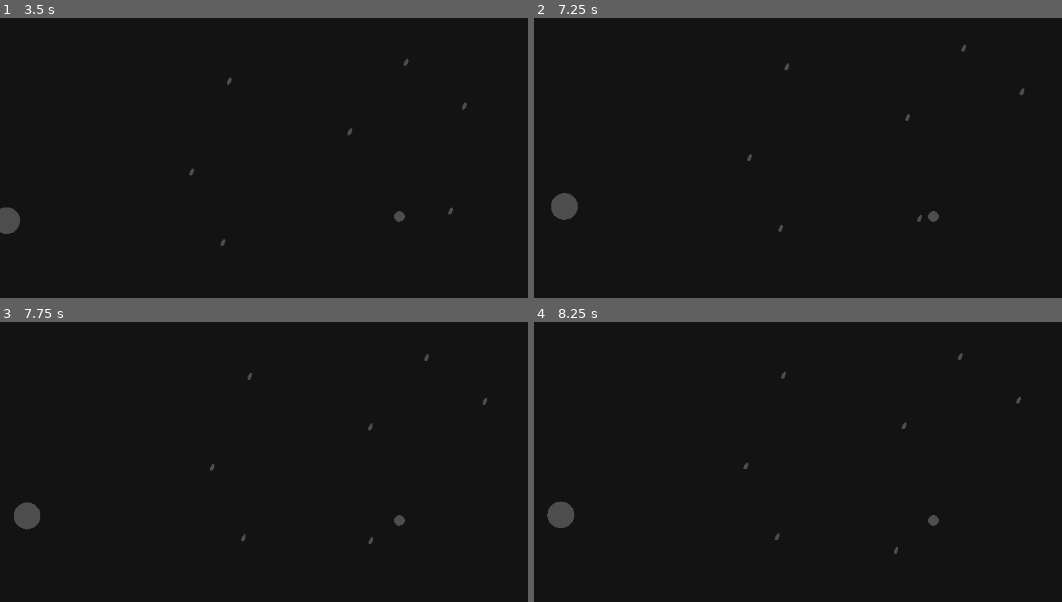
Above: before the commit, frames 1-4 (two rows, left to right).
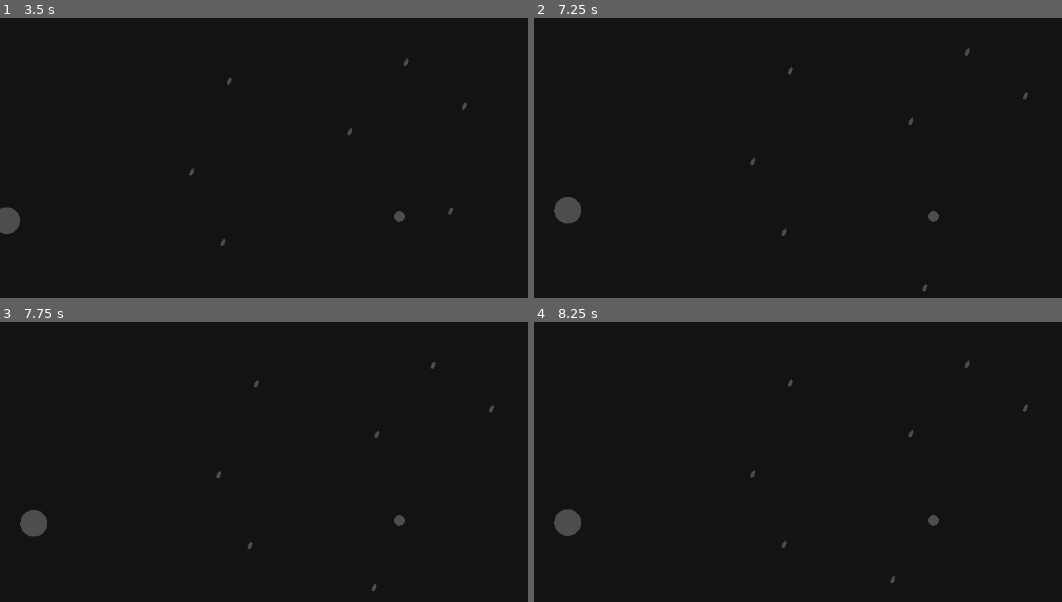
Above: after the commit, the same moments.

Repository: FOSS-Supremacy/celestis
Game: Godot game, scene res://scenes/tests.tscn
Two runs of this game, one before a commit and one after it. Both use one fixed random seed, a clock stepped at 60 frames per second and the inputs below. This scene is started directly instead of the project's main scene.
Inputs (mouse positions are in pixels of both pictures, inside the frame that each line leads up to):
- Up to frame 1 (3.5 s): tap Enter at 0.5 s; move the mouse to (outside the picture) at 0.52 s; hold Right (player_right) 0.53-1.25 s; hold K (camera_down) 0.53-1.25 s; click (outside the picture) at 0.67 s; drag from (237, 239) to (385, 132) at 1.27 s; tap Space at 2 s; move the mouse to (480, 118) at 2.02 s; hold Right (player_right) 2.03-2.75 s; hold L (camera_right) 2.03-2.75 s; drag from (outside the picture) to (359, 132) at 2.77 s
- Up to frame 2 (7.25 s): tap Enter at 3.5 s; move the mouse to (outside the picture) at 3.52 s; hold Left (player_left) 3.53-4.25 s; hold K (camera_down) 3.53-4.25 s; drag from (692, 149) to (782, 82) at 4.27 s; tap Space at 5 s; move the mouse to (972, 216) at 5.02 s; hold Down (player_down) 5.03-5.75 s; hold L (camera_right) 5.03-5.75 s; click (972, 216) at 5.17 s; drag from (813, 104) to (782, 225) at 5.77 s; move the mouse to (outside the picture) at 6.52 s; hold Up (player_up) from 6.53 s (still down); hold K (camera_down) from 6.53 s (still down)
- Up to frame 3 (7.75 s): release Up (player_up) at 7.25 s; release K (camera_down) at 7.25 s; drag from (237, 543) to (427, 352) at 7.27 s
- Up to frame 4 (8.25 s): move the mouse to (1014, 422) at 8.02 s; hold Down (player_down) from 8.03 s (still down); hold L (camera_right) from 8.03 s (still down)

Frame 1 is identical in both runs. In frame 2, 0.4% of the frame differs, in the area x 3-94%, y 9-98%; in frame 3, 0.6%; in frame 4, 0.6%, in the area x 2-94%, y 11-94%.
Error before the commit: Invalid call. Nonexistent function 'enter_orbit' in base 'Node2D (OrbitingObject)'. (res://scripts/gameplay/player/player.gd:75)

Commit message:
refactored orbit system

Diff:
--- a/scripts/gameplay/systems/OrbitingController.gd
+++ b/scripts/gameplay/systems/OrbitingController.gd
@@ -1,25 +1,82 @@
 extends Node2D
 class_name OrbitingObject
 
-#@export var gravity_strength: float = 1000.0
-#var orbit_objects: Array = []
-#
-#func _physics_process(delta: float) -> void:
-	#apply_gravity_to_objects(delta)
-#
-#func apply_gravity_to_objects(delta: float) -> void:
-	#for obj in orbit_objects:
-		#if obj:
-			#apply_gravity(obj, delta)
-#
-#func apply_gravity(obj: Node2D, delta: float) -> void:
-	#var direction = (position - obj.position).normalized()
-	#var distance = position.distance_to(obj.position)
-	#var force = gravity_strength / (distance * distance)
-	#var acceleration = direction * force
-	#obj.velocity += acceleration * delta
-	#obj.position += obj.velocity * delta
-#
-#func add_object_to_gravity(obj: Node2D) -> void:
-	#if obj not in orbit_objects:
-		#orbit_objects.append(obj)
+@export var gravity_strength: float = 1000.0 # Gravitational force
+@export var orbit_speed: float = 50.0  # Orbital speed
+@export var max_orbiting_objects: int = 5  # Maximum limit of objects in orbit
+@export var orbit_delay: float = 1.0  # Delay before starting orbit
+
+var orbiting_objects: Array = []  # Stores objects currently in orbit
+var orbit_center: Node2D = null  # The center of the orbit
+@onready var orbit_timer: Timer = Timer.new()
+
+func _ready() -> void:
+	orbit_timer.set_wait_time(orbit_delay)
+	orbit_timer.set_one_shot(true)
+	orbit_timer.connect("timeout", Callable(self, "_on_Timer_timeout"))
+	add_child(orbit_timer)
+
+# Initialize the orbit around the given center
+func enter_orbit(center: Node2D, object: Node2D) -> void:
+	if center and object:
+		if len(orbiting_objects) < max_orbiting_objects:
+			orbit_center = center
+
+			# Calculate the orbit radius and initial angle
+			var orbit_data = {
+				"object": object,
+				"radius": object.position.distance_to(center.position),
+				"angle": (object.position - center.position).angle(),
+				"orbiting": false
+			}
+
+			orbiting_objects.append(orbit_data)
+			orbit_timer.start()
+		else:
+			print("Limite de objetos em órbita atingido.")
+
+# Called when the Timer expires and activates orbit for objects
+func _on_Timer_timeout() -> void:
+	print("Começando a orbitar após o delay.")
+	for orbit_data in orbiting_objects:
+		orbit_data["orbiting"] = true
+
+# Remove an object from orbit
+#func exit_orbit(object: Node2D) -> void:
+	#for orbit_data in orbiting_objects:
+		#if orbit_data["object"] == object:
+			#orbiting_objects.erase(orbit_data)
+			#print("Objeto saiu da órbita.")
+			#break
+
+func _physics_process(delta: float) -> void:
+	print(len(orbiting_objects))
+	#// Something strange is happening here, for some reason the number of
+	#// objects in orbit is not accurate and is messing with the orbiting object limit system.
+
+	if orbit_center:
+		# Scroll through the list backwards
+		for i in range(orbiting_objects.size() - 1, -1, -1):
+			var orbit_data = orbiting_objects[i]
+			if is_instance_valid(orbit_data["object"]):
+				if orbit_data["orbiting"]: # Only orbits after the delay
+					# Update angle based on orbit speed and time
+					orbit_data["angle"] += (orbit_speed / orbit_data["radius"]) * delta
+					orbit_data["angle"] = wrap_angle(orbit_data["angle"])
+
+					# Calculate the new position of the object
+					var offset_x = orbit_data["radius"] * cos(orbit_data["angle"])
+					var offset_y = orbit_data["radius"] * sin(orbit_data["angle"])
+					orbit_data["object"].position = orbit_center.position + Vector2(offset_x, offset_y)
+			else:
+				# If the object is no longer valid, remove it from the list
+				orbiting_objects.remove_at(i)
+
+# Helper function to keep the angle in the correct range
+func wrap_angle(angle: float) -> float:
+	var two_pi = 2 * PI
+	while angle < 0:
+		angle += two_pi
+	while angle >= two_pi:
+		angle -= two_pi
+	return angle
